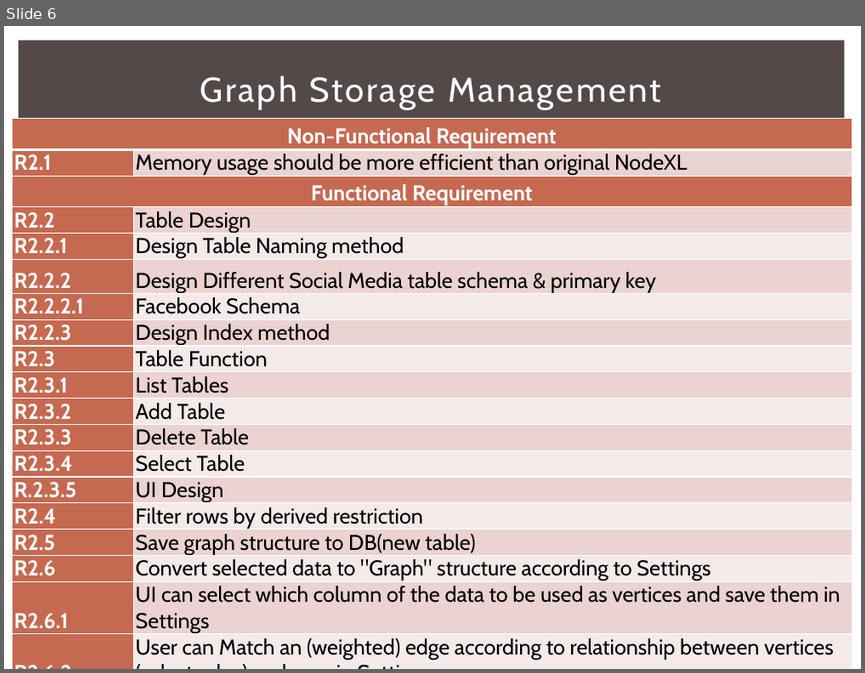
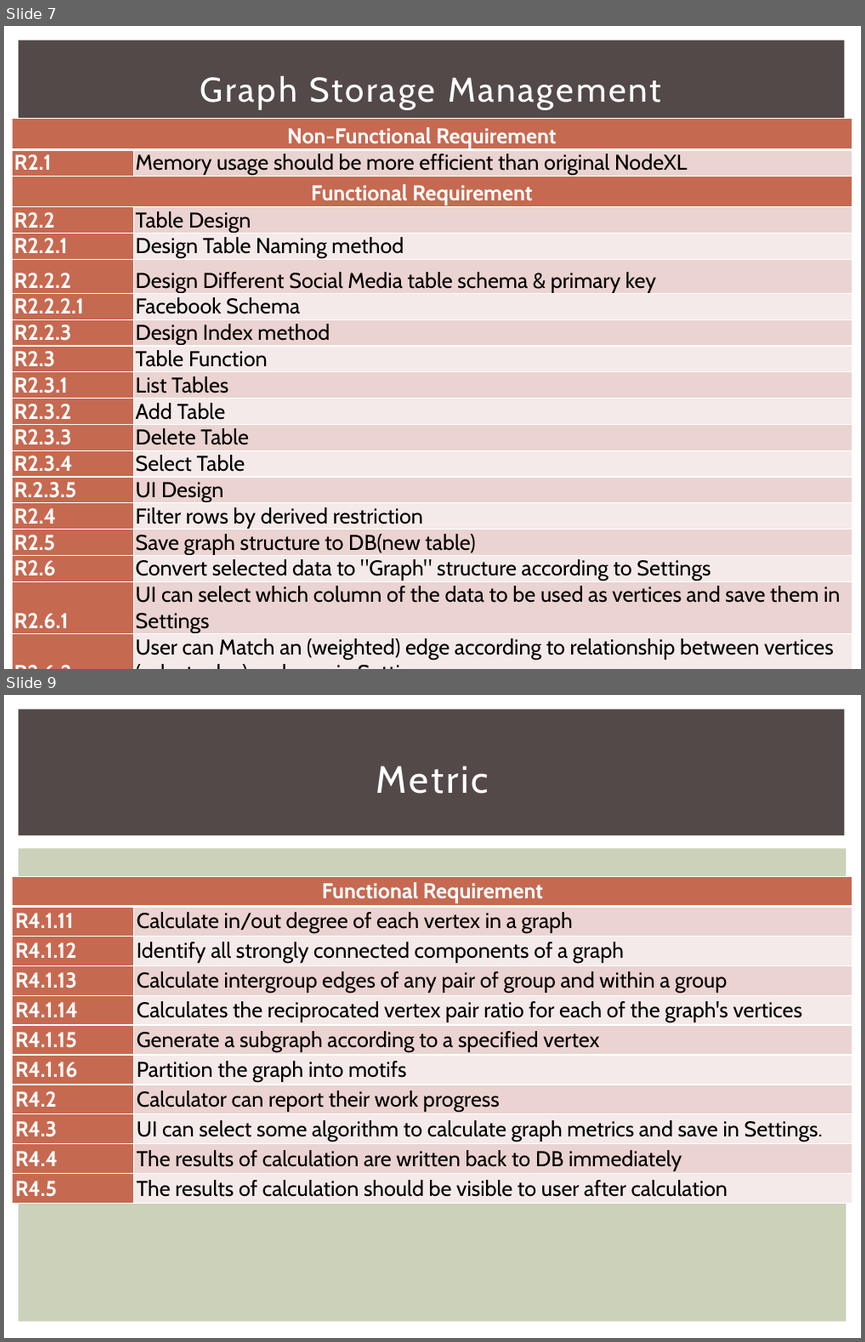
Before and after one commit to 2014-sed-team3/term-project, a slide deck: project/report/report.pptx. Shown one above the other, each under a label of ours: slide 6 before the commit, slides 7 and 9 after it; the slides between them are not shown. The pictures are 865x673 and 865x1342 pixels, drawn with LibreOffice and Linux fonts; fonts in the diff are those of the drawing. Boxes give left, top, right and bottom in pixels: in the first picture for what was removed or moved away, otherwise in the second. Text is boxed around its words. In the diff, an @@ line names an element or a change of style, - is before the commit and + after.

Commit message:
Updated report- requirements, architecutre and actual effort.

```diff
--- a/project/report/report.pptx
+++ b/project/report/report.pptx
@@ slide 9 added at [4, 695, 861, 1338], background #FFFFFF; not listed: 2 template elements that a slide beside it also shows @@
@@ title added at [376, 766, 488, 794], 32 pt, text #FFFFFF @@
+Metric
@@ table added at [12, 877, 853, 1200], 11 rows, 2 columns @@
+Functional Requirement | 
+R4.1.11 | Calculate in/out degree of each vertex in a graph
+R4.1.12 | Identify all strongly connected components of a graph
+R4.1.13 | Calculate intergroup edges of any pair of group and within a group
+R4.1.14 | Calculates the reciprocated vertex pair ratio for each of the graph's vertices
+R4.1.15 | Generate a subgraph according to a specified vertex
+R4.1.16 | Partition the graph into motifs
+R4.2 | Calculator can report their work progress
+R4.3 | UI can select some algorithm to calculate graph metrics and save in Settings.
+R4.4 | The results of calculation are written back to DB immediately
+R4.5 | The results of calculation should be visible to user after calculation
@@ what was slide 6 is now slide 7 @@
```
Also in this commit, not shown: 12 slides changed, 9 other slides added, 2 other files.
